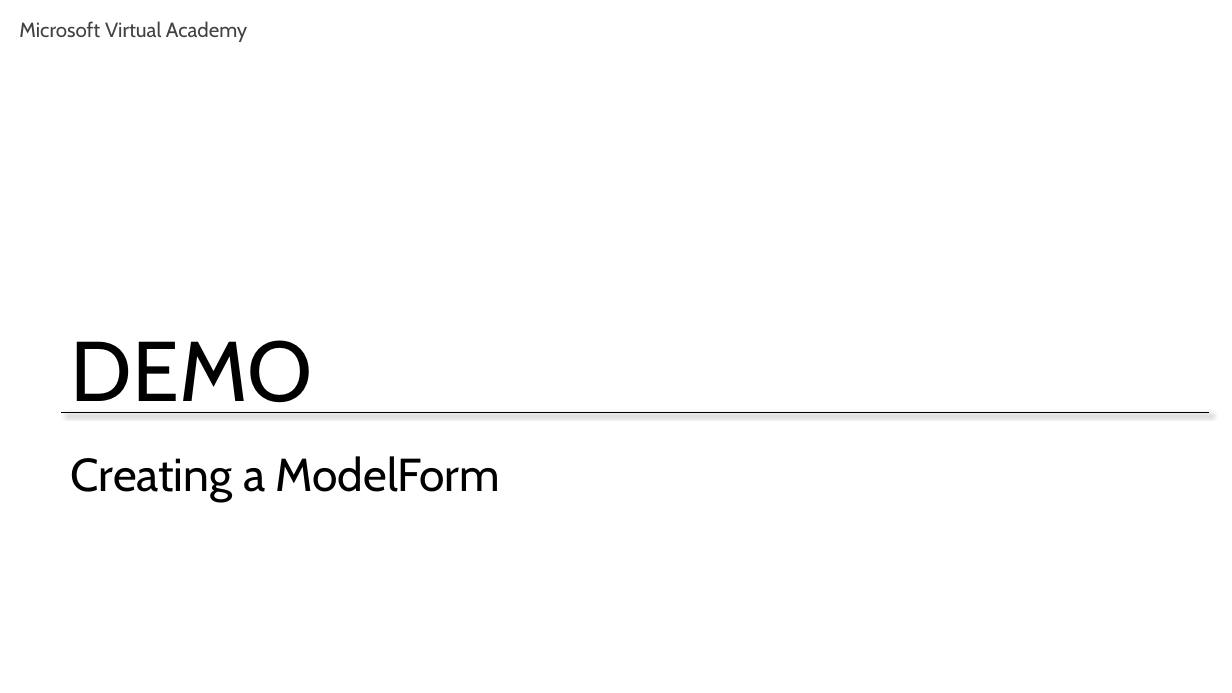
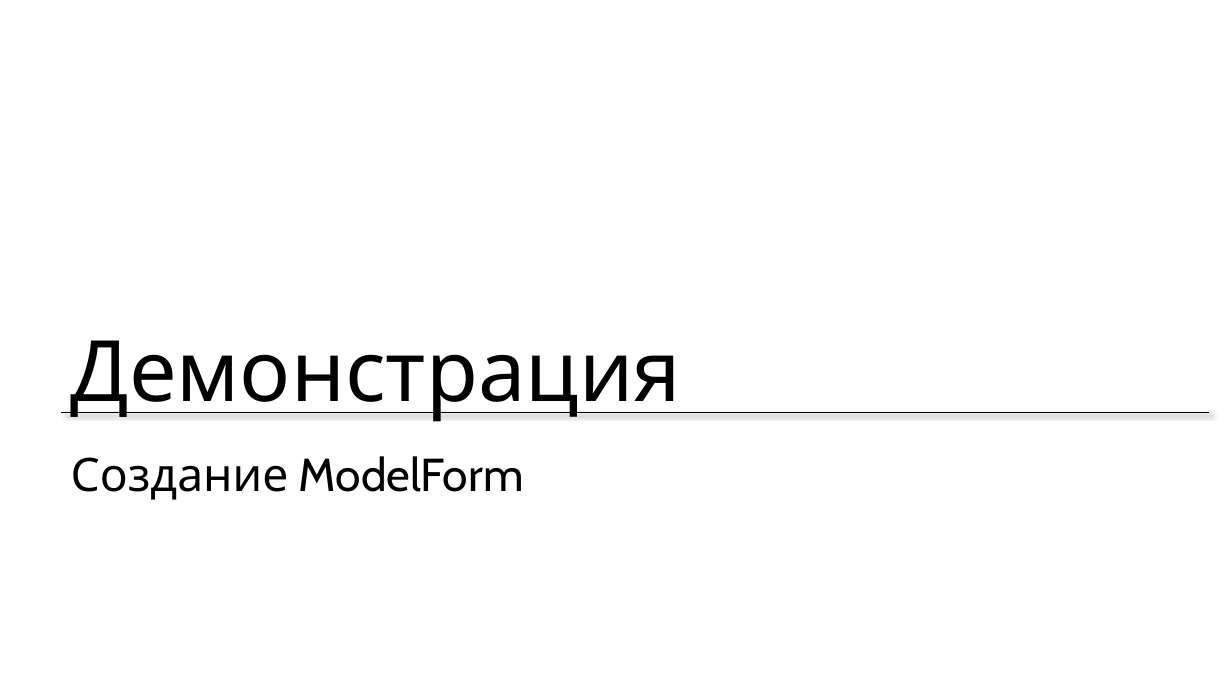
Before and after one commit to maxchv/LearnPython, a slide deck: slide 34 of week13/urls_forms.pptx (slide 27 before the commit). Drawn at 1232x693 pixels with LibreOffice and Linux fonts; fonts in the diff are those of the drawing. Boxes give left, top, right and bottom in pixels: in the first picture for what was removed or moved away, otherwise in the second. Text is boxed around its words. In the diff, an @@ line names an element or a change of style, - is before the commit and + after.

```diff
--- a/week13/urls_forms.pptx
+++ b/week13/urls_forms.pptx
@@ text removed at bbox=[19, 21, 247, 42] @@
-Microsoft Virtual Academy
@@ text at bbox=[71, 340, 681, 422]: text changed @@
-DEMO
+Демонстрация
@@ title at bbox=[71, 456, 524, 500]: text changed @@
-Creating a ModelForm
+Создание ModelForm
```
Also in this commit, not shown: 6 other slides changed, 28 slides added, 24 slides removed, 15 other files.
